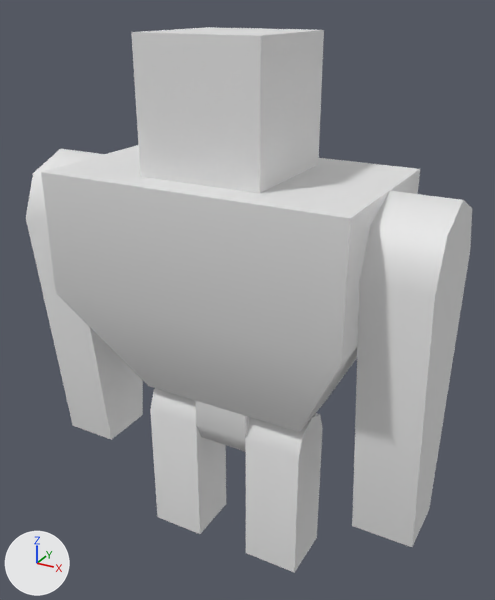
The glTF model Assets/kenney/kenney_prototype-kit/figurine-large.glb as it was, and as the next commit left it.
One viewpoint serves both versions: a 50 mm camera at (0.525, -0.907, 0.942) aimed at (0.018, 0.015, 0.481). Lighting does not change. The marker at lower left points along +X, +Y and +Z. Materials are left out; every surface is plain grey.

Names of what the first picture shows: 'arm-left', 'arm-right', 'head', 'leg-left', 'leg-right', 'torso'.
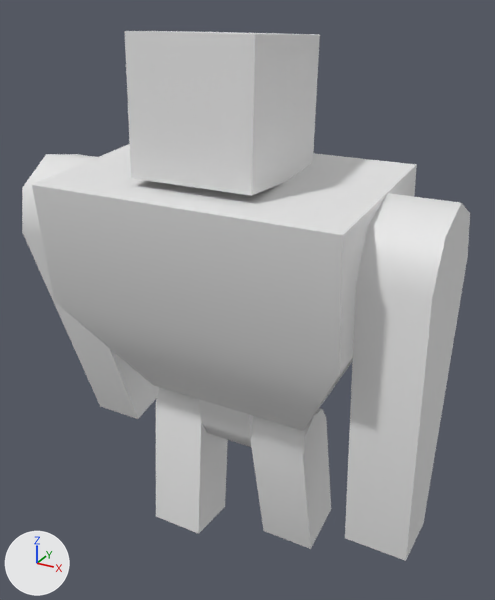
Changed parts and their boxes [x1, y1, x2, y2] in the pictures (495 x 600 px):
'torso', moved, turned: before [41, 145, 420, 452]; after [32, 144, 417, 447]
'arm-left', moved, turned: before [352, 191, 472, 547]; after [345, 193, 470, 561]
'head', moved, turned: before [131, 27, 324, 193]; after [125, 31, 320, 196]
'arm-right', moved, turned: before [26, 149, 143, 440]; after [22, 154, 159, 419]
'leg-left', moved, turned: before [245, 413, 323, 573]; after [250, 408, 331, 549]
'leg-right', moved, turned: before [150, 388, 226, 534]; after [156, 387, 228, 534]

What the commit changed:
In object 'leg-left' (ob_leg_left), parent goes from ob_root to ob_root_006.
Object 'leg-left' (ob_leg_left) turns from (0, 0, 0) to (12, 0, 0) degrees about x, y and z.
In object 'leg-right' (ob_leg_right), parent goes from ob_root to ob_root_006.
Object 'leg-right' (ob_leg_right) turns from (0, 0, 0) to (-5, 0, 0) degrees about x, y and z.
In object 'torso' (ob_torso), parent goes from ob_root to ob_root_006.
Object 'torso' (ob_torso) turns from (0, 0, 0) to (5, 0, 0) degrees about x, y and z.
Object 'arm-left' (ob_arm_left) turns from (0, 0, 0) to (-7.5, 0, 0) degrees about x, y and z.
Object 'arm-right' (ob_arm_right) turns from (0, 0, 0) to (7.5, 0, 0) degrees about x, y and z.
Object 'head' (ob_head) turns from (0, 0, 0) to (-7.3, 0, 0) degrees about x, y and z.
Object 'root.006' (ob_root_006) is new.
Its parent is ob_figurine_large.
Its location is (0.0, 0.0167, 0.0).
